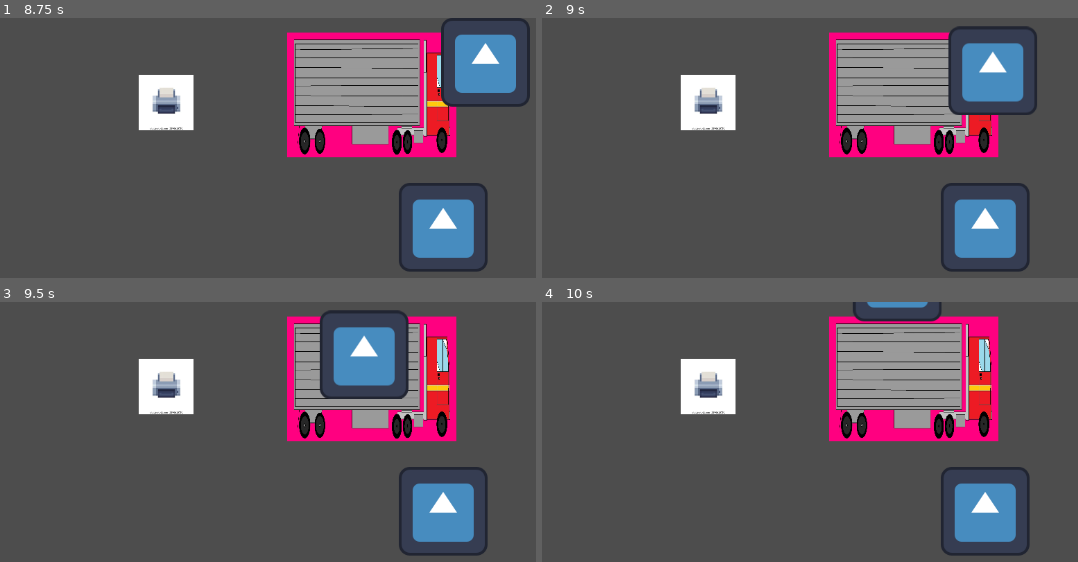
Above: before the commit, frames 1-4 (two rows, left to right).
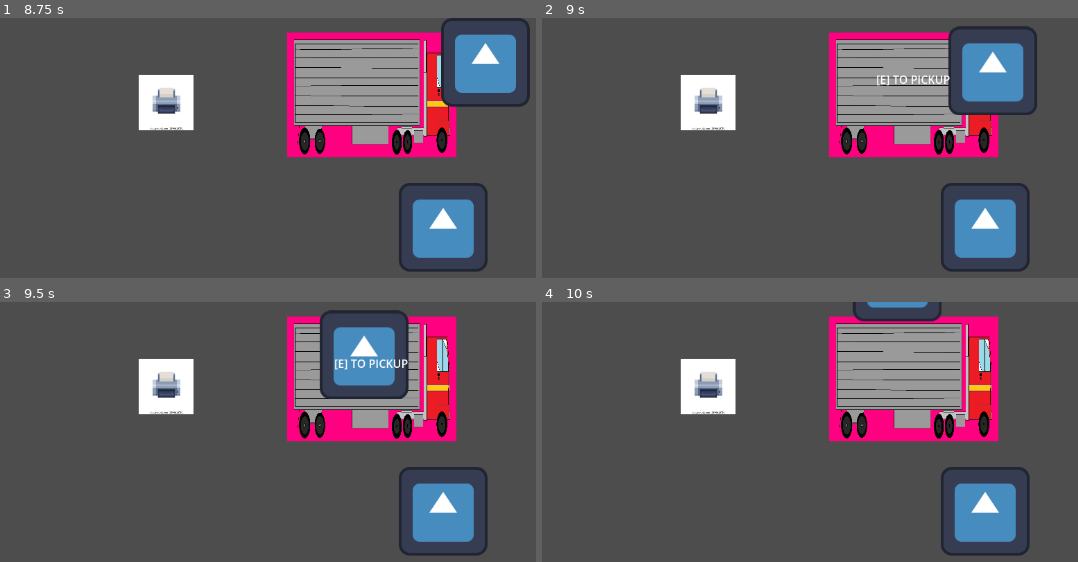
Above: after the commit, the same moments.

Repository: emptyjamjar/OSHA-Not-Included
Game: Godot game, scene res://objects/packager/demo.tscn
The game is run twice, just before and just after one commit, with the same random seed, the same clock (stepped at 60 frames per second) and the same inputs. The engine's default icon, where the game draws it, is replaced by a stand-in: a white triangle on a blue panel in a dark square.
Inputs:
- Up to frame 1 (8.75 s): tap Enter at 0.5, 3.5, 7.25 s; hold E (interact) 0.53-1.28 s; hold W (move_up) 0.53-2.03 s; tap E (interact) every 1.5 s from 1.35 to 7.35 s; hold E (interact) 2.03-2.78 s; hold A (move_left) 2.03-3.53 s; tap Space at 2.75, 6.5, 8 s; hold S (move_down) 3.53-4.28 s; hold E (interact) 3.53-4.28 s; hold D (move_right) 4.28-5.03 s; hold W (move_up) 5.03-5.78 s; hold E (interact) 5.03-5.78 s; hold D (move_right) 5.78-8.03 s; hold E (interact) 6.53-7.28 s; hold S (move_down) from 8.03 s (still down); hold E (interact) from 8.03 s (still down)
- Up to frame 2 (9 s): release S (move_down) at 8.78 s; release E (interact) at 8.78 s; hold A (move_left) from 8.78 s (still down); tap E (interact) at 8.85 s
- Up to frame 3 (9.5 s): keep holding A (move_left)
- Up to frame 4 (10 s): release A (move_left) at 9.53 s; hold W (move_up) from 9.53 s (still down); hold E (interact) from 9.53 s (still down)

Frame 1 is identical in both runs. In frame 2, 0.2% of the frame differs, in the area x 62-77%, y 21-27%; in frame 3, 0.3%; in frame 4, nothing differs.
Error before the commit: Parse Error: Class "InteractionArea" hides a global script class. (res://core/components/interaction-area/interaction_area.gd:1)

Commit message:
applied groups

Diff:
--- a/core/components/interaction-area/interaction-area.tscn
+++ /dev/null
@@ -1,11 +0,0 @@
-[gd_scene format=3 uid="uid://bfa7j2x44gfvg"]
-
-[ext_resource type="Script" uid="uid://bv66seyyvkvax" path="res://core/components/interaction-area/interaction_area.gd" id="1_7pfki"]
-
-[node name="InteractionArea" type="Area2D" unique_id=2020613793]
-collision_layer = 0
-collision_mask = 2
-script = ExtResource("1_7pfki")
-
-[connection signal="body_entered" from="." to="." method="_on_body_entered"]
-[connection signal="body_exited" from="." to="." method="_on_body_exited"]
--- a/core/components/interaction-area/interaction_area.gd
+++ /dev/null
@@ -1,15 +0,0 @@
-class_name InteractionArea extends Area2D
-
-@export var action_name : String = "interact"
-
-# Will be overriden by scenes that instantiate InteractionArea
-var interact: Callable = func():
-	pass
-
-
-func _on_body_entered(_body: Node2D) -> void:
-	InteractionManager.register_area(self)
-
-
-func _on_body_exited(_body: Node2D) -> void:
-	InteractionManager.unregister_area(self)
--- a/objects/package/box.gd
+++ b/objects/package/box.gd
@@ -25,13 +25,13 @@
 	#else:
 		#linear_velocity.y = 0
 
-	#if picked_up:
-		#self.freeze = true
-		#self.global_position = player.global_position
-		#reparent(player)
-	#else:
-		#self.freeze = false
-		#reparent(game)
+	if picked_up:
+		self.freeze = true
+		self.global_position = player.global_position
+		reparent(player)
+	else:
+		self.freeze = false
+		reparent(game)
 
 func _on_interact():
 	if picked_up != true:
--- a/objects/packager/demo.tscn
+++ b/objects/packager/demo.tscn
@@ -4,8 +4,9 @@
 [ext_resource type="PackedScene" uid="uid://bimhohbyv6s5d" path="res://objects/sorter/shipper.tscn" id="2_in6g1"]
 [ext_resource type="PackedScene" uid="uid://c7e7f64igaa5j" path="res://game/actors/player/player.tscn" id="3_in6g1"]
 [ext_resource type="PackedScene" uid="uid://d2r1f8py617s3" path="res://objects/package/box.tscn" id="4_bml3k"]
+[ext_resource type="PackedScene" uid="uid://rs788b0iptdm" path="res://core/autoload/interaction_manager/interaction_manager.tscn" id="5_vxc2a"]
 
-[node name="Game" type="Node2D" unique_id=1827869877]
+[node name="Game" type="Node2D" unique_id=1827869877 groups=["game"]]
 
 [node name="Packager" parent="." unique_id=2093227932 instance=ExtResource("1_rjdaw")]
 position = Vector2(238.00002, 121)
@@ -16,8 +17,10 @@
 [node name="Camera2D" type="Camera2D" parent="." unique_id=167263537]
 position = Vector2(574, 323)
 
-[node name="Player" parent="." unique_id=2112891127 instance=ExtResource("3_in6g1")]
+[node name="Player" parent="." unique_id=2112891127 groups=["player"] instance=ExtResource("3_in6g1")]
 position = Vector2(323, 263)
 
-[node name="Box" parent="." unique_id=189150552 instance=ExtResource("4_bml3k")]
+[node name="Box" parent="." unique_id=189150552 groups=["Boxes"] instance=ExtResource("4_bml3k")]
 position = Vector2(637, 301)
+
+[node name="InteractionManager" parent="." unique_id=938102348 instance=ExtResource("5_vxc2a")]
--- a/objects/packager/prepper.gd
+++ b/objects/packager/prepper.gd
@@ -11,7 +11,7 @@
 	inside = false
 	scanner = get_overlapping_bodies()
 	for object in scanner:
-		if object == get_node("../Player"):
+		if object.is_in_group("player"):
 			print("Player is in")
 			inside = true
 			break
--- a/objects/packager/prepper.tscn
+++ b/objects/packager/prepper.tscn
@@ -3,7 +3,7 @@
 [ext_resource type="Script" uid="uid://c7w28bth788m6" path="res://objects/packager/prepper.gd" id="1_uljtb"]
 [ext_resource type="Shape2D" uid="uid://dvpia8jjdm67f" path="res://objects/packager/boundary.tres" id="2_owb4y"]
 [ext_resource type="Texture2D" uid="uid://dsnmu8t7ih5io" path="res://objects/packager/placeholder.webp" id="2_s1jx0"]
-[ext_resource type="PackedScene" uid="uid://bfa7j2x44gfvg" path="res://core/components/interaction-area/interaction-area.tscn" id="3_ysrdg"]
+[ext_resource type="PackedScene" uid="uid://cdhb2euh28ies" path="res://core/components/interaction_area/interaction_area.tscn" id="4_owb4y"]
 
 [sub_resource type="SpriteFrames" id="SpriteFrames_u5sy4"]
 animations = [{
@@ -29,7 +29,8 @@
 scale = Vector2(0.9999999, 1)
 sprite_frames = SubResource("SpriteFrames_u5sy4")
 
-[node name="InteractionArea" parent="." unique_id=2020613793 instance=ExtResource("3_ysrdg")]
+[node name="InteractionArea" parent="." unique_id=2104453103 instance=ExtResource("4_owb4y")]
 
 [node name="CollisionShape2D" type="CollisionShape2D" parent="InteractionArea" unique_id=680122479]
+scale = Vector2(0.99999994, 1)
 shape = ExtResource("2_owb4y")
--- a/objects/sorter/shipper.tscn
+++ b/objects/sorter/shipper.tscn
@@ -1,9 +1,9 @@
 [gd_scene format=3 uid="uid://bimhohbyv6s5d"]
 
-[ext_resource type="Script" path="res://conveyer.gd" id="1_ifo1u"]
+[ext_resource type="Script" uid="uid://ccrk62keayi5f" path="res://conveyer.gd" id="1_ifo1u"]
 [ext_resource type="Shape2D" uid="uid://bn0naoloc0n4l" path="res://objects/sorter/boundary.tres" id="2_1w0gl"]
 [ext_resource type="Texture2D" uid="uid://37gvsnqg22mk" path="res://objects/sorter/placeholder.jpg" id="2_jweep"]
-[ext_resource type="PackedScene" uid="uid://bfa7j2x44gfvg" path="res://core/components/interaction-area/interaction-area.tscn" id="4_txcdc"]
+[ext_resource type="PackedScene" uid="uid://cdhb2euh28ies" path="res://core/components/interaction_area/interaction_area.tscn" id="4_1w0gl"]
 
 [sub_resource type="SpriteFrames" id="SpriteFrames_gee14"]
 animations = [{
@@ -31,7 +31,8 @@
 scale = Vector2(0.2262032, 0.5772059)
 sprite_frames = SubResource("SpriteFrames_gee14")
 
-[node name="InteractionArea" parent="." unique_id=2020613793 instance=ExtResource("4_txcdc")]
+[node name="InteractionArea" parent="." unique_id=2104453103 instance=ExtResource("4_1w0gl")]
 
 [node name="CollisionShape2D" type="CollisionShape2D" parent="InteractionArea" unique_id=760146199]
+scale = Vector2(0.99999994, 1)
 shape = ExtResource("2_1w0gl")
Not shown, removed: core/components/interaction-area/interaction_area.gd.uid
Not shown, added: export_presets.cfg
Not shown, added: objects/package/box.tscn451514645.tmp
